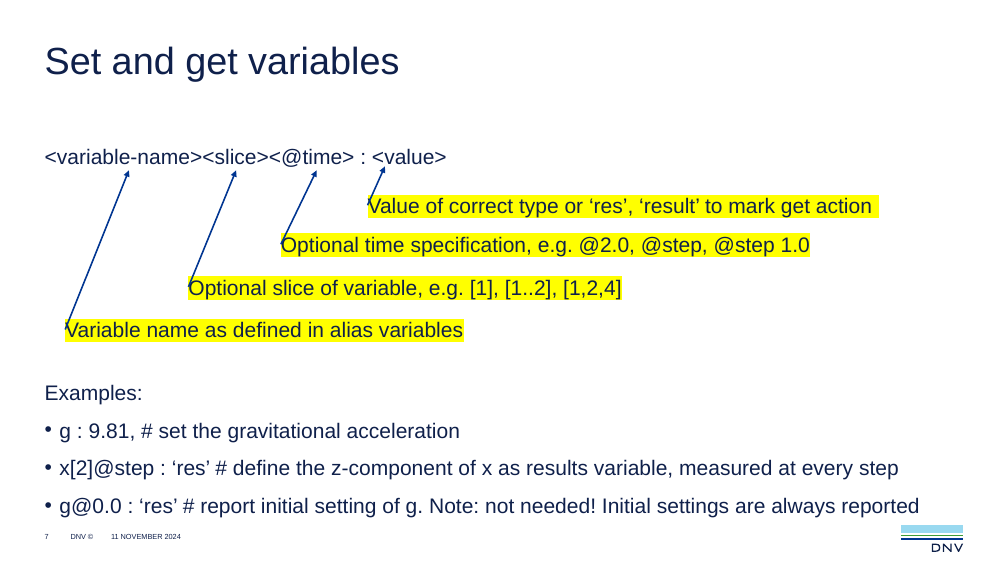
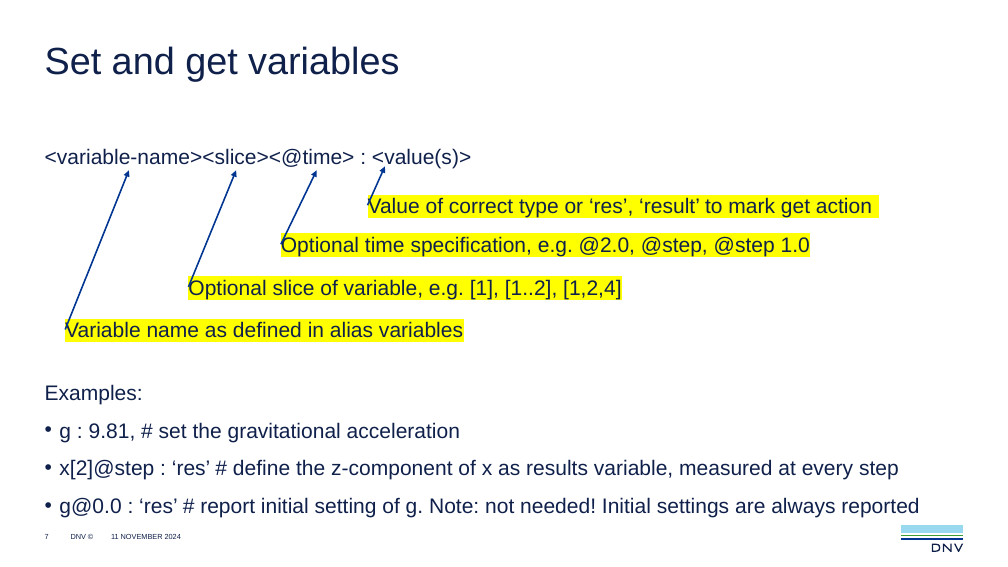
Before and after one commit to dnv-opensource/sim-explorer, a slide deck: slide 7 of docs/source/sim-explorer.pptx. Drawn at 1008x567 pixels with LibreOffice and Linux fonts; fonts in the diff are those of the drawing. Boxes give left, top, right and bottom in pixels: in the first picture for what was removed or moved away, otherwise in the second. Text is boxed around its words. In the diff, an @@ line names an element or a change of style, - is before the commit and + after.

```diff
--- a/docs/source/sim-explorer.pptx
+++ b/docs/source/sim-explorer.pptx
@@ text at box(45, 148, 471, 168): text changed @@
-<variable-name><slice><@time> : <value>
+<variable-name><slice><@time> : <value(s)>
```
Also in this commit, not shown: 11 other files.
